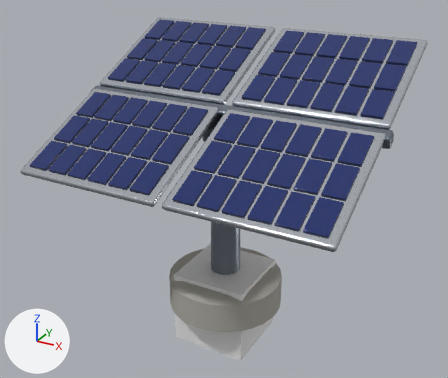
The FBX model art/export/fbx/SolarMono.fbx: old version first, new version second.
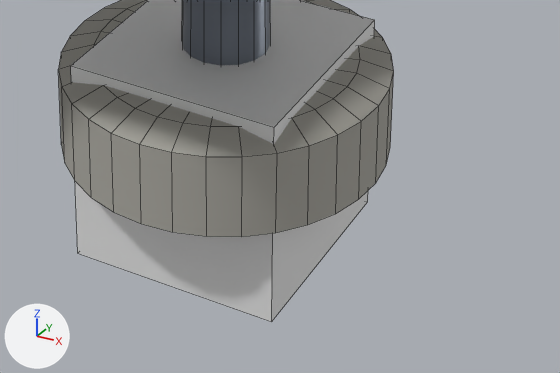
There are two pictures of each version: one whole from a 50 mm camera at (3.44, -6.3, 4.78) aimed at (-0.05, 0.05, 1.61), one close up on the part from 33% to 75% of the width and 67% to 100% of the height. The axes (+X, +Y, +Z) are drawn at lower left. The lights are the same throughout. The older version's two pictures come first. The close-ups show mesh edges as thin lines. Where no turn or scale is listed for an object, it has been applied to the vertices.

Names of what the first close-up shows: 'Body__Concrete.007', 'Body__Steel.016', 'Origin__Pivot.041'.
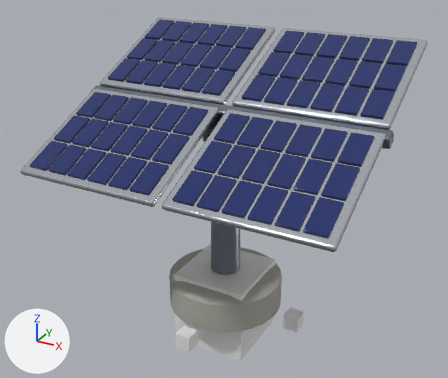
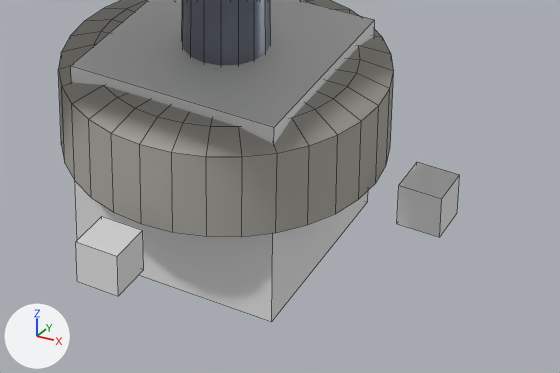
Edits to the bpy script that builds the scene:
```text
Add me_origin__axisx:
    me_origin__axisx.from_pydata(...)  # a box spanning x -0.1..0.1, y -0.1..0.1, z -0.1..0.1
Add ob_origin__axisx:
    ob_origin__axisx = bpy.data.objects.new('Origin__AxisX', me_origin__axisx)
    ob_origin__axisx.location = (1.0, 0.0, 0.0)
Add ob_origin__axisz:
    ob_origin__axisz = bpy.data.objects.new('Origin__AxisZ', me_origin__axisx.copy())
    ob_origin__axisz.location = (0.0, -1.0, 0.0)
```

Pixel boxes (x1, y1, x2, y2) of what changed, in the close-ups (560 x 373 px):
'Origin__AxisZ', added: after (76, 216, 144, 296)
'Origin__AxisX', added: after (397, 162, 460, 237)
